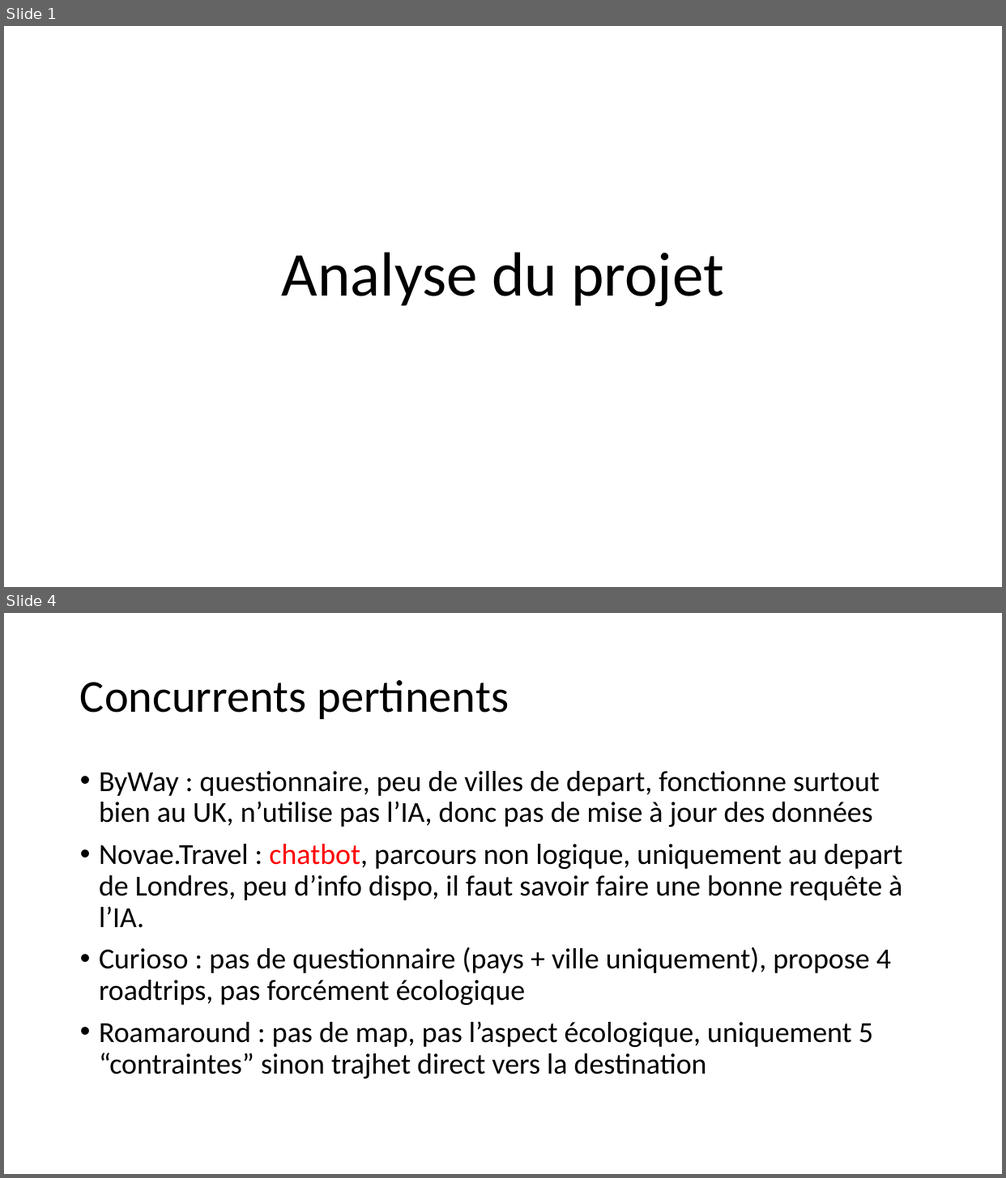
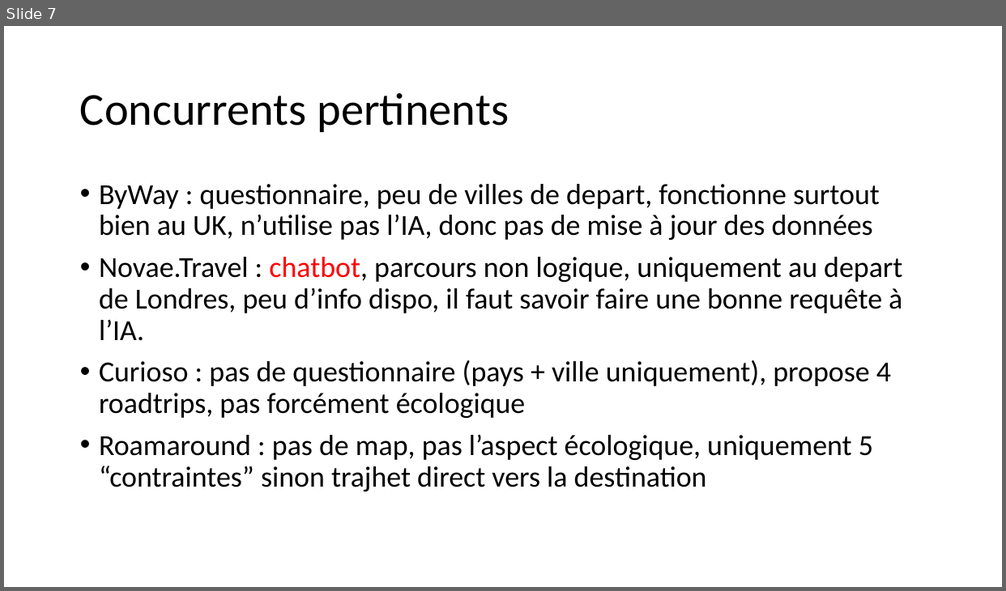
Before and after one commit to Quentin-Piot/eco-planner, a slide deck: Gestion de projet/Analyse Eco-Planner.pptx. Shown one above the other, each under a label of ours: slides 1 and 4 before the commit, slide 7 after it; the slides between them are not shown. The pictures are 1006x1178 and 1006x591 pixels, drawn with LibreOffice and Linux fonts; fonts in the diff are those of the drawing. Boxes give left, top, right and bottom in pixels: in the first picture for what was removed or moved away, otherwise in the second. Text is boxed around its words. In the diff, an @@ line names an element or a change of style, - is before the commit and + after.

```diff
--- a/Gestion de projet/Analyse Eco-Planner.pptx
+++ b/Gestion de projet/Analyse Eco-Planner.pptx
@@ slide 1 removed at bbox=[4, 26, 1002, 587], background #FFFFFF @@
@@ title removed at bbox=[282, 252, 724, 307] @@
-Analyse du projet
@@ what was slide 4 is now slide 7 @@
```
Also in this commit, not shown: 3 slides changed, 5 slides added, 1 other slide removed, 28 other files.
